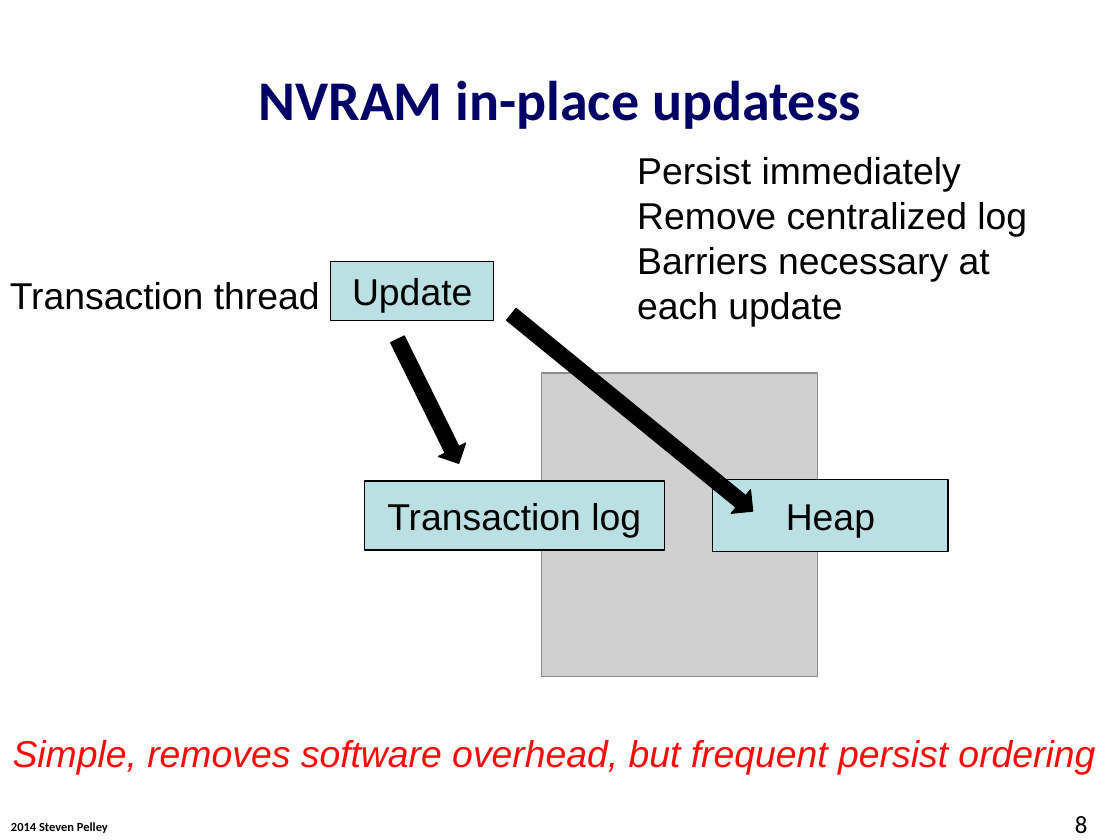
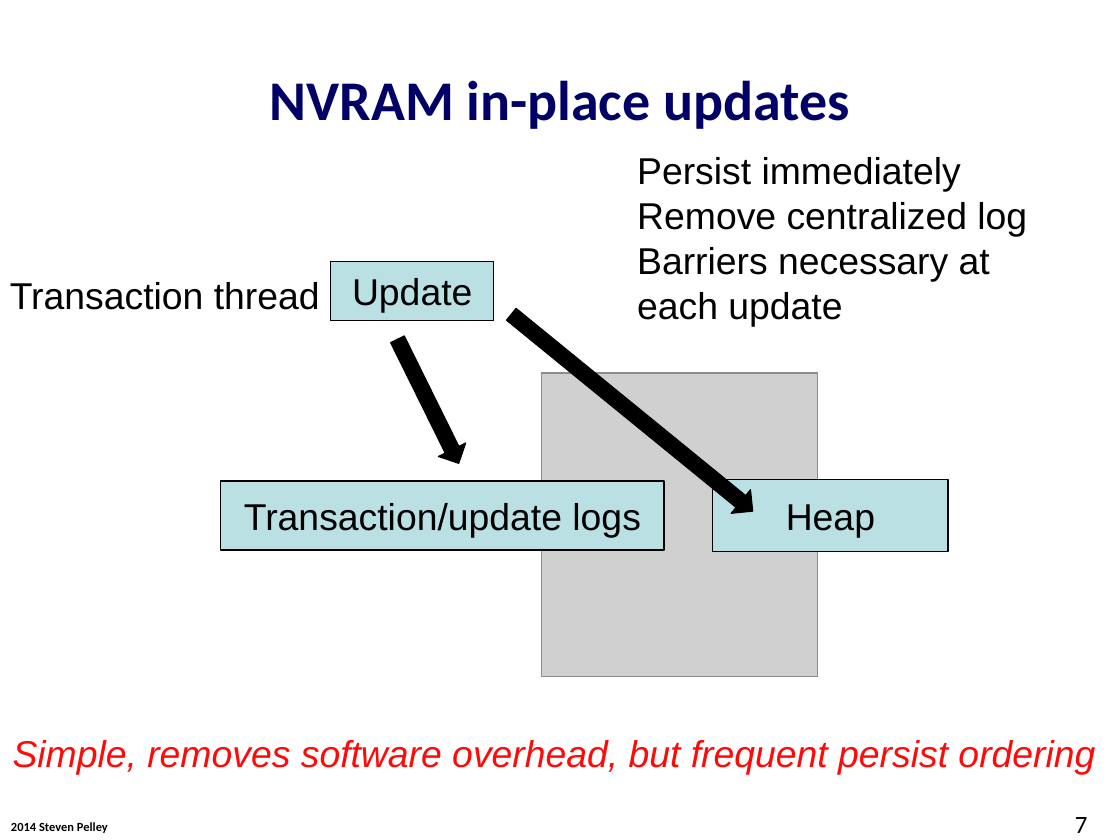
Before and after one commit to Abulila/dissertation, a slide deck: slide 7 of proposal/NVMW.pptx (slide 8 before the commit). Drawn at 1120x840 pixels with LibreOffice and Linux fonts; fonts in the diff are those of the drawing; grey boxes stand for pictures; background and template pictures are left out. Boxes give left, top, right and bottom in pixels: in the first picture for what was removed or moved away, otherwise in the second. Text is boxed around its words. In the diff, an @@ line names an element or a change of style, - is before the commit and + after.

```diff
--- a/proposal/NVMW.pptx
+++ b/proposal/NVMW.pptx
@@ title at <box>270,80,849,129</box>: text changed @@
-NVRAM in-place updatess
+NVRAM in-place updates
@@ rectangle "Transaction/update logs": place and size @@
-rectangle "Transaction/update logs" at <box>364,482,664,551</box>
+rectangle "Transaction/update logs" at <box>221,482,664,551</box>
@@ text in rectangle at <box>244,503,640,538</box>: text changed @@
-Transaction log
+Transaction/update logs
@@ page number at <box>1075,817,1088,833</box>: text changed @@
-8
+7
```
Also in this commit, not shown: 10 other slides changed, 2 slides added.
